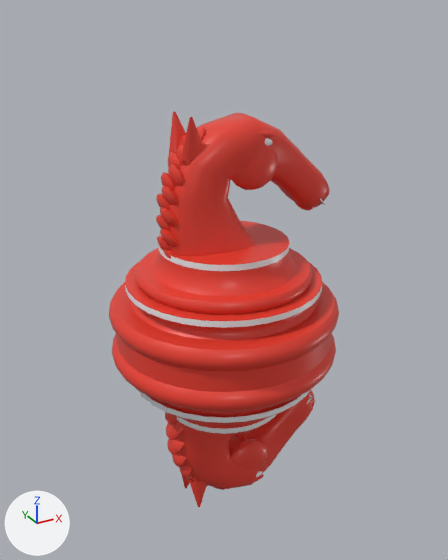
What one commit did to the glTF model models/knight-classic.glb.
Before and after are seen from a 50 mm lens placed at (-0.557, -1.013, 0.605), pointed at (0.018, 0.033, 0.082). Every picture has the same lights, and +X, +Y and +Z are marked at lower left. The picture after the commit comes second. Vertices at exactly the same position are counted once.

Objects in the first picture: 'knight-classic'.
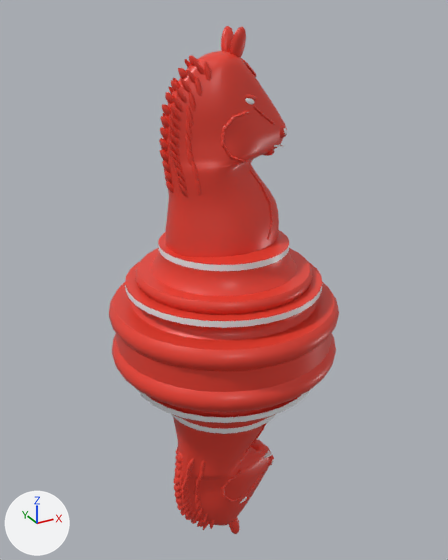
Changed parts and their boxes [x1, y1, x2, y2] in the pictures (448 x 560 px; the box of a moved part takes in the faces that stretch with it):
'knight-classic', reshaped (29% taller): before [109, 112, 339, 507]; after [109, 26, 339, 534]
part 1 of me_knight_classic, moved or reshaped (not visible afterwards): before [197, 126, 205, 140]
part 2 of me_knight_classic, moved or reshaped (mostly hidden): before [179, 134, 186, 146]; after [173, 77, 178, 82]
part 3 of me_knight_classic, moved or reshaped (mostly hidden afterwards): before [176, 145, 192, 166]; after [169, 87, 173, 94]
part 4 of me_knight_classic, moved or reshaped (not visible afterwards): before [168, 152, 181, 169]
part 5 of me_knight_classic, moved or reshaped (not visible afterwards): before [168, 164, 184, 186]
part 6 of me_knight_classic, moved or reshaped (not visible afterwards): before [161, 172, 175, 190]
part 7 of me_knight_classic, moved or reshaped (not visible afterwards): before [161, 185, 178, 205]
part 8 of me_knight_classic, moved or reshaped (not visible afterwards): before [156, 194, 170, 210]
part 9 of me_knight_classic, moved or reshaped (not visible afterwards): before [160, 207, 177, 227]
part 10 of me_knight_classic, moved or reshaped (not visible afterwards): before [156, 215, 171, 231]
part 11 of me_knight_classic, moved or reshaped (not visible afterwards): before [157, 236, 171, 250]
part 12 of me_knight_classic, rebuilt: before [169, 113, 330, 257]; after [163, 51, 286, 257]
part 13 of me_knight_classic, deleted: before [160, 112, 329, 489]
part 14 of me_knight_classic, reshaped: before [172, 390, 315, 507]; after [173, 417, 274, 534]
part 15 of me_knight_classic, built on: before [180, 117, 278, 190]; after [159, 26, 287, 241]

Edits to the bpy script that builds the scene:
```text
Change me_knight_classic:
    remove me_knight_classic.from_pydata(...)  # 5864 vertices, 11500 faces; spans x -0.233..0.24, y -0.233..0.233, z -0.433..0.433
    add me_knight_classic.from_pydata(...)  # 19324 vertices, 37348 faces; spans x -0.233..0.233, y -0.233..0.233, z -0.575..0.575
    me_knight_classic part 1: the loose piece of 52 vertices spanning x -0.077..-0.04, y -0.019..0.019, z 0.371..0.409 is multiplied about its middle by the matrix ((0.11, 0.0, 0.677), (0.0, 0.273, 0.0), (-0.747, 0.0, -0.427)), then moved by (-0.008, 0.017, 0.099)
    me_knight_classic part 2: the loose piece of 52 vertices spanning x -0.083..-0.062, y -0.017..0.035, z 0.346..0.395 is multiplied about its middle by the matrix ((-0.328, 0.0, 0.602), (0.0, 0.2, 0.0), (-0.329, 0.0, -0.795)), then moved by (-0.004, 0.008, 0.103)
    me_knight_classic part 3: the loose piece of 52 vertices spanning x -0.097..-0.076, y -0.035..0.017, z 0.332..0.381 is multiplied about its middle by the matrix ((-0.404, 0.0, 0.554), (0.0, 0.2, 0.0), (-0.222, 0.0, -0.831)), then moved by (0.001, 0.024, 0.103)
    me_knight_classic part 4: the loose piece of 52 vertices spanning x -0.106..-0.085, y -0.017..0.034, z 0.317..0.365 is multiplied about its middle by the matrix ((-0.457, 0.0, 0.511), (0.0, 0.2, 0.0), (-0.137, 0.0, -0.849)), then moved by (0.003, 0.007, 0.104)
    me_knight_classic part 5: the loose piece of 52 vertices spanning x -0.114..-0.09, y -0.034..0.017, z 0.301..0.348 is multiplied about its middle by the matrix ((-0.503, 0.0, 0.466), (0.0, 0.2, 0.0), (-0.057, 0.0, -0.858)), then moved by (0.005, 0.024, 0.106)
    me_knight_classic part 6: the loose piece of 52 vertices spanning x -0.121..-0.096, y -0.017..0.034, z 0.284..0.33 is multiplied about its middle by the matrix ((-0.545, 0.0, 0.416), (0.0, 0.2, 0.0), (0.025, 0.0, -0.86)), then moved by (0.009, 0.007, 0.108)
    me_knight_classic part 7: the loose piece of 52 vertices spanning x -0.128..-0.101, y -0.034..0.017, z 0.267..0.311 is multiplied about its middle by the matrix ((-0.581, 0.0, 0.363), (0.0, 0.2, 0.0), (0.105, 0.0, -0.854)), then moved by (0.013, 0.024, 0.112)
    me_knight_classic part 8: the loose piece of 52 vertices spanning x -0.132..-0.103, y -0.017..0.034, z 0.248..0.291 is multiplied about its middle by the matrix ((-0.606, 0.0, 0.321), (0.0, 0.2, 0.0), (0.166, 0.0, -0.844)), then moved by (0.015, 0.008, 0.116)
    me_knight_classic part 9: the loose piece of 52 vertices spanning x -0.134..-0.102, y -0.035..0.017, z 0.23..0.271 is multiplied about its middle by the matrix ((-0.623, 0.0, 0.286), (0.0, 0.2, 0.0), (0.213, 0.0, -0.833)), then moved by (0.015, 0.026, 0.121)
    me_knight_classic part 10: the loose piece of 52 vertices spanning x -0.135..-0.102, y -0.017..0.035, z 0.21..0.251 is multiplied about its middle by the matrix ((-0.638, 0.0, 0.25), (0.0, 0.2, 0.0), (0.26, 0.0, -0.82)), then moved by (0.016, 0.01, 0.126)
    me_knight_classic part 11: the loose piece of 52 vertices spanning x -0.135..-0.099, y -0.016..0.035, z 0.171..0.21 is multiplied about its middle by the matrix ((-0.66, 0.0, 0.185), (0.0, 0.2, 0.0), (0.341, 0.0, -0.79)), then moved by (0.017, 0.013, 0.152)
    me_knight_classic part 12: the loose piece of 209 vertices spanning x -0.124..0.24, y -0.073..0.073, z 0.114..0.425 is rebuilt with 869 vertices and now spans x -0.12..0.13, y -0.086..0.086, z 0.163..0.536
    me_knight_classic part 13: 29 loose pieces with 1424 vertices, spanning x -0.136..0.227, y -0.06..0.06, z -0.433..0.433, are deleted
    me_knight_classic part 14: 825 vertices removed from x -0.128..0.24, y -0.073..0.073, z -0.433..-0.114; 8397 vertices added at x -0.128..0.13, y -0.086..0.086, z -0.575..-0.163
    me_knight_classic part 15: 252 vertices removed from x -0.101..0.093, y -0.064..0.064, z 0.291..0.433; 6904 vertices added at x -0.128..0.125, y -0.072..0.072, z 0.193..0.575
    other edits to the shape of me_knight_classic do not show in these pictures
```
